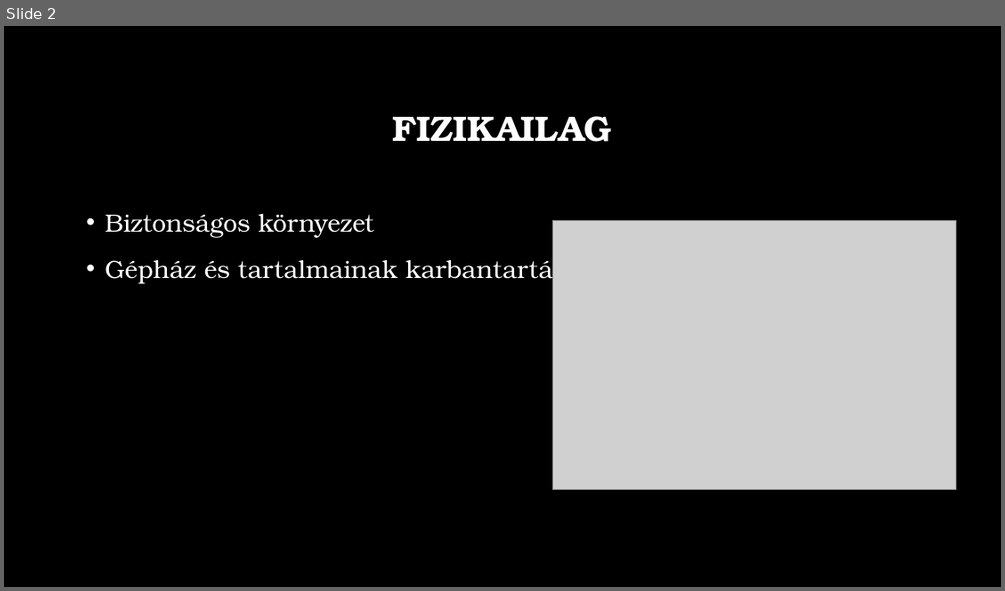
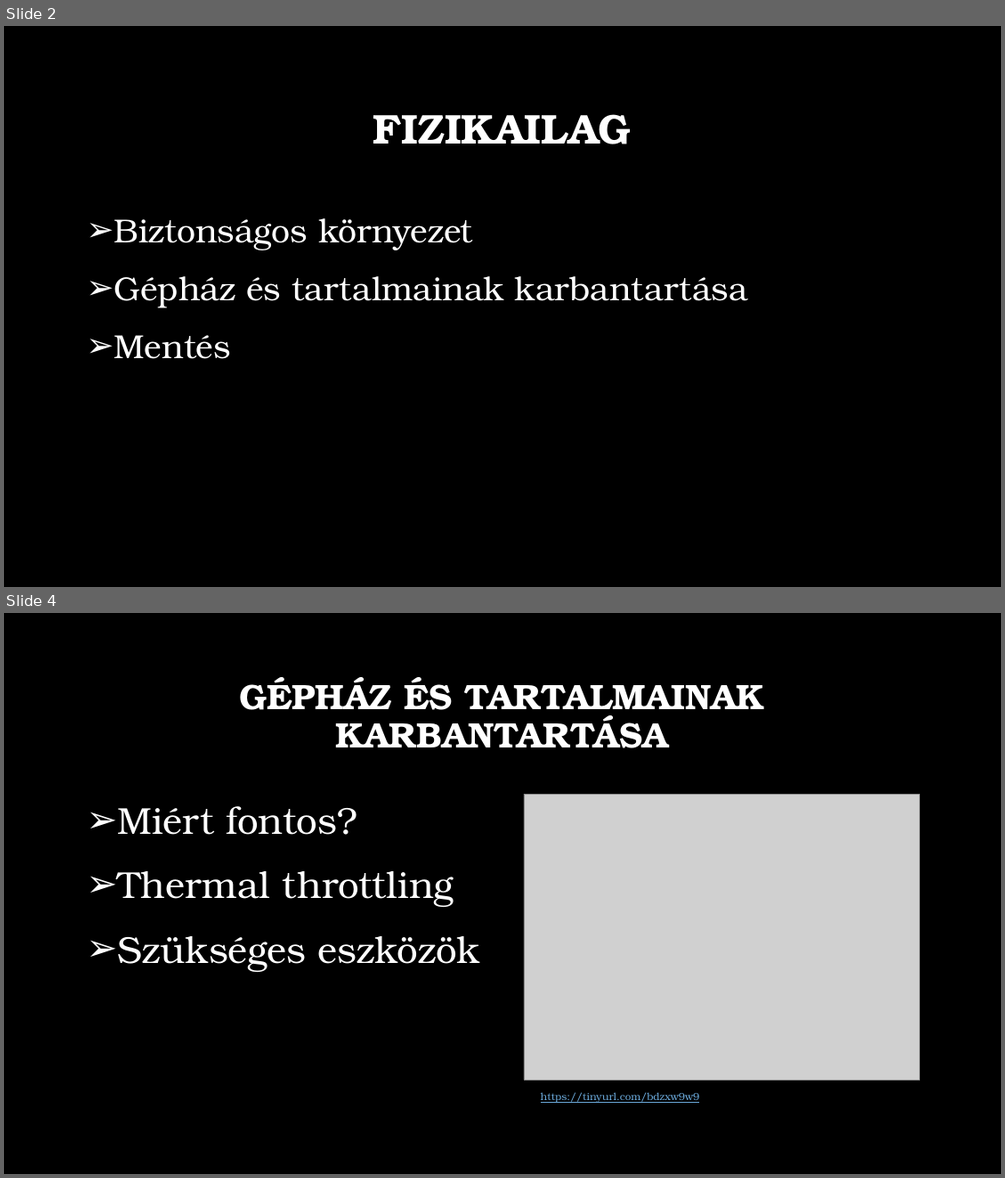
Before and after one commit to bartekaron/Sz-m-t-g-p-v-delme, a slide deck: Számítógép védelme.pptx. Shown one above the other, each under a label of ours: slide 2 before the commit, slides 2 and 4 after it; the slides between them are not shown. The pictures are 1005x591 and 1005x1178 pixels, drawn with LibreOffice and Linux fonts; fonts in the diff are those of the drawing; grey boxes stand for pictures; background and template pictures are left out. Boxes give left, top, right and bottom in pixels: in the first picture for what was removed or moved away, otherwise in the second. Text is boxed around its words. In the diff, an @@ line names an element or a change of style, - is before the commit and + after.

```diff
--- a/Számítógép védelme.pptx
+++ b/Számítógép védelme.pptx
@@ slide 4 added at (4, 613, 1001, 1174), background picture (left out) @@
@@ title added at (239, 677, 765, 748), 34 pt, text #FFFFFF, bold @@
+GÉPHÁZ ÉS TARTALMAINAK KARBANTARTÁSA
@@ picture added at (524, 794, 919, 1079) @@
@@ text added at (117, 806, 480, 972), 36 pt, text #FFFFFF @@
+➢ Miért fontos?
+➢ Thermal throttling
+➢ Szükséges eszközök
@@ text added at (541, 1092, 700, 1103), 10 pt, text #6BA9DA, underline @@
+https://tinyurl.com/bdzxw9w9
@@ slide 2 changed as well @@
@@ title "FIZIKAILAG" at (373, 114, 631, 144): size 34 to 40 pt @@
@@ text at (114, 218, 748, 308): size 24 to 32 pt in "Biztonságos környezet", "Gépház és tartalmainak karbantartása"; bullet • to ➢ @@
@@ picture removed at (552, 220, 956, 490) @@
@@ text at (114, 335, 231, 359): paragraph added @@
+➢ Mentés
```
Also in this commit, not shown: 4 other slides changed, 5 other slides added, 5 slides removed.
